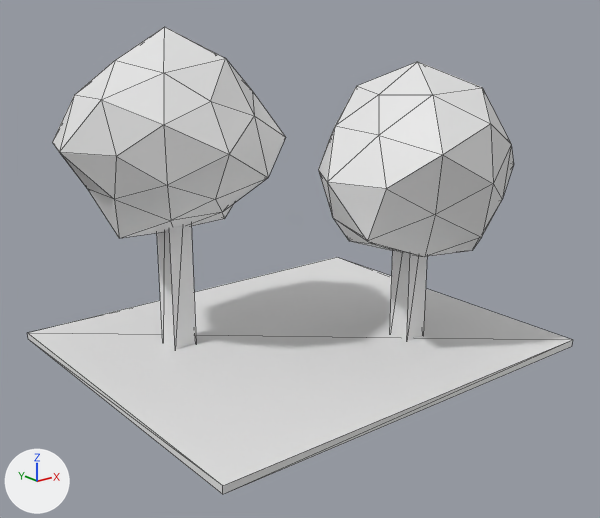
The OBJ model assets/tts/workshop-r4/woods.obj as it was, and as the next commit left it.
Before and after are seen from a camera (50 mm lens) standing at (-8.12, -10.23, 5.57) and looking at (-0.16, -0.28, 1.59). Arrows for +X, +Y and +Z are at lower left; the lights stay in place. The picture after the commit comes second. Mesh edges are drawn as thin lines. Where no turn or scale is listed for an object, it has been applied to the vertices. Vertices at exactly the same position are counted once.

Names of what the first picture shows: 'woods'.
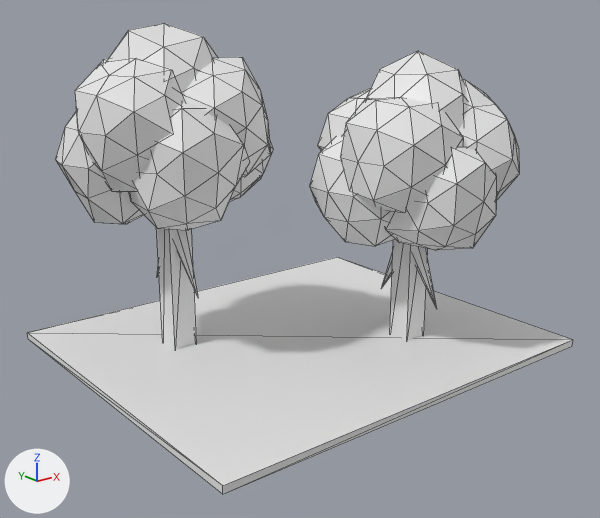
Changed parts and their boxes (x1, y1, x2, y2) in the pictures (600 x 518 px; the box of a moved part takes in the faces that stretch with it):
'woods', reshaped: before (28, 27, 573, 494); after (28, 23, 573, 494)
part 1 of me_woods, moved or reshaped: before (318, 62, 514, 257); after (366, 51, 468, 130)
part 2 of me_woods, rebuilt: before (52, 27, 286, 238); after (106, 23, 217, 96)
part 3 of me_woods, added: after (55, 57, 519, 309)

Diff of the bpy script that builds the scene:
```diff
--- a/assets/tts/workshop-r4/woods.obj.py
+++ b/assets/tts/workshop-r4/woods.obj.py
@@ me_woods @@
 # used by ob_woods; location = (0.0, 0.0, 0.0)
-me_woods.from_pydata(...)  # 108 vertices, 196 faces; spans x -3.5..3.5, y -3.0..3.0, z 0.0..5.17
+me_woods.from_pydata(...)  # 722 vertices, 1364 faces; spans x -3.5..3.5, y -3.0..3.0, z 0.0..5.22
+# me_woods part 1: the loose piece of 42 vertices spanning x -0.31..3.14, y -2.7..0.68, z 1.54..4.64 is scaled about its middle by (0.618, 0.625, 0.733), then moved by (0.03, -0.03, 0.58)
+# me_woods part 2: the loose piece of 42 vertices spanning x -3.49..0.05, y -0.63..2.54, z 2.05..5.17 is rebuilt with 42 vertices and now spans x -2.79..-0.59, y 0.09..2.11, z 2.93..5.22
+# me_woods part 3: 614 vertices added at x -3.34..3.1, y -2.67..2.51, z 0.77..4.76
```
